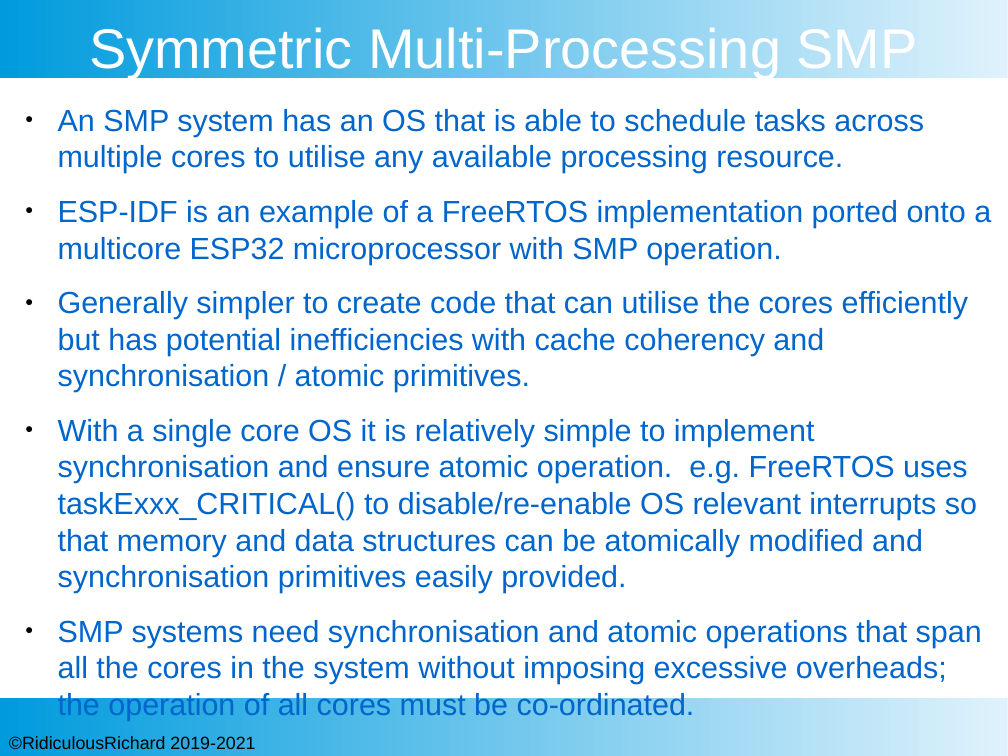
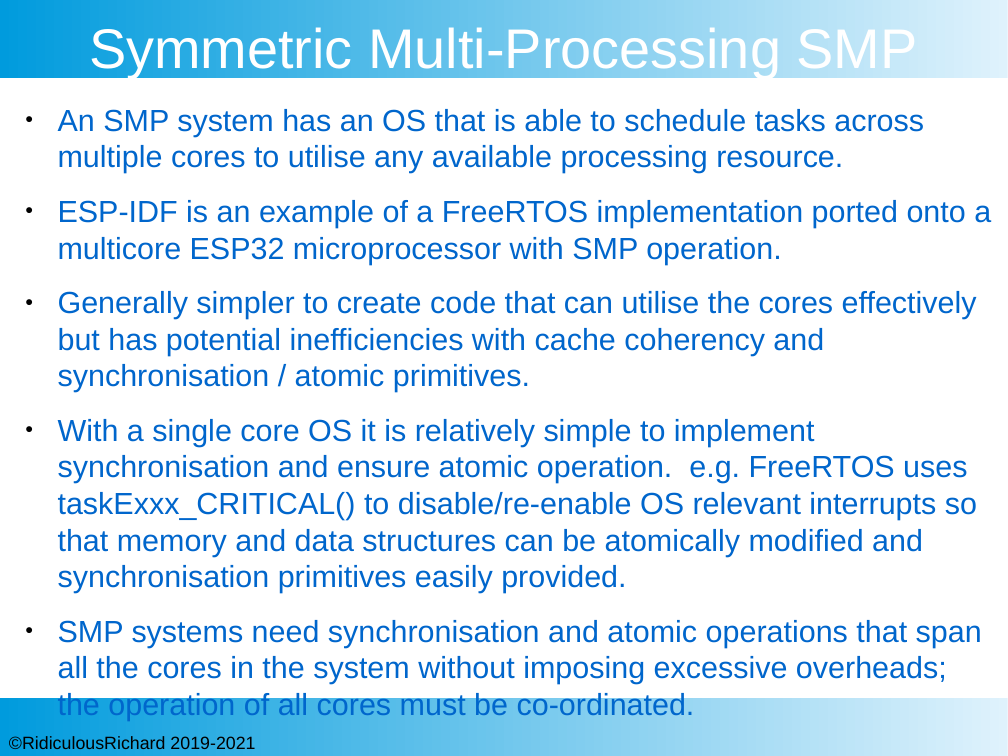
Before and after one commit to RidiculousRichard/presentations, a slide deck: slide 11 of Demystifying ICC.odp. Drawn at 1008x756 pixels with LibreOffice and Linux fonts; fonts in the diff are those of the drawing; background and template pictures are left out. Boxes give left, top, right and bottom in pixels: in the first picture for what was removed or moved away, otherwise in the second. Text is boxed around its words. In the diff, an @@ line names an element or a change of style, - is before the commit and + after.

Commit message:
Fix typos

```diff
--- a/Demystifying ICC.odp
+++ b/Demystifying ICC.odp
@@ text at (58, 291, 977, 392): text changed @@
-● Generally simpler to create code that can utilise the cores efficiently but has potential inefficiencies with cache coherency and synchronisation / atomic primitives.
+● Generally simpler to create code that can utilise the cores effectively but has potential inefficiencies with cache coherency and synchronisation / atomic primitives.
```
Also in this commit, not shown: 2 other slides changed, 1 slide added.
